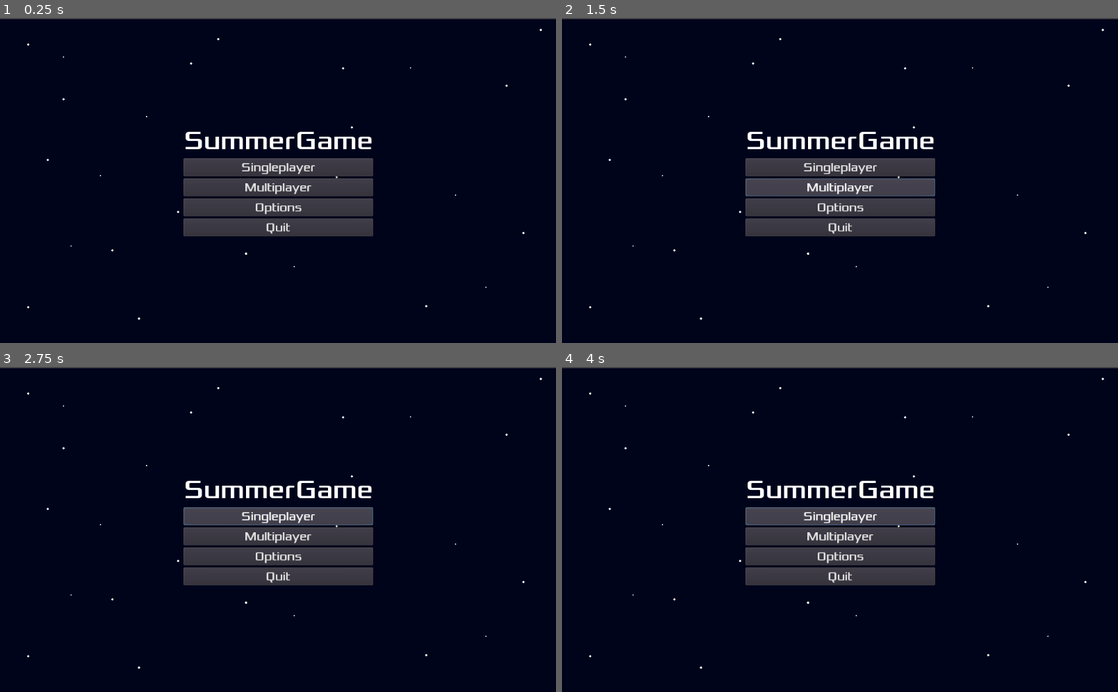
Above: before the commit, frames 1-4 (two rows, left to right).
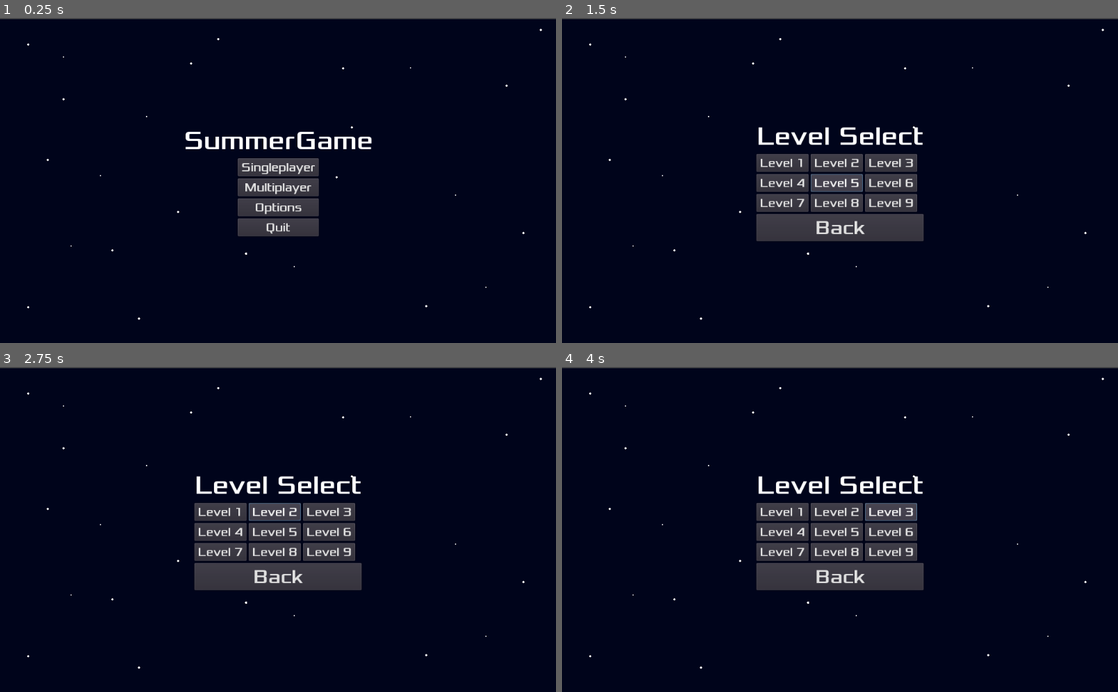
Above: after the commit, the same moments.

Repository: timmmmmb/SummerGame
Game: Godot game, scene res://scenes/Menu.tscn
Two runs of this game, one before a commit and one after it. Both use one fixed random seed, a clock stepped at 60 frames per second and the inputs below.
Inputs (mouse positions are in pixels of both pictures, inside the frame that each line leads up to):
- Up to frame 1 (0.25 s): no input
- Up to frame 2 (1.5 s): click "Singleplayer" at 0.5 s; click (840, 187) at 1.25 s, where only the run before the commit has a clickable "Multiplayer"
- Up to frame 3 (2.75 s): click (272, 510) at 2 s, where only the run after the commit has a clickable "Level 2"
- Up to frame 4 (4 s): click (840, 555) at 2.75 s, where only the run before the commit has a clickable "Options"; click (890, 510) at 3.5 s, where only the run after the commit has a clickable "Level 3"

The runs differ from the first frame. In frame 1, 4.3% of the frame differs, in the area x 33-68%, y 43-68%; in frame 2, 5.8%, in the area x 33-68%, y 33-69%; in frame 3, 5.8%; in frame 4, 5.8%.

Commit message:
#6 added a level selection for singleplayer

Diff:
--- /dev/null
+++ b/SRC/scenes/Menu.gd
@@ -0,0 +1,17 @@
+extends Control
+
+func _on_Singleplayer_pressed():
+	get_node("MainMenu").visible = false
+	get_node("LevelSelect").visible = true
+	pass # Replace with function body.
+
+
+func _on_Quit_pressed():
+	get_tree().quit()
+	pass # Replace with function body.
+
+
+func _on_Back_pressed():
+	get_node("LevelSelect").visible = false
+	get_node("MainMenu").visible = true
+	pass # Replace with function body.
--- a/SRC/scenes/Menu.tscn
+++ b/SRC/scenes/Menu.tscn
@@ -1,12 +1,15 @@
-[gd_scene load_steps=4 format=2]
+[gd_scene load_steps=6 format=2]
 
 [ext_resource path="res://assets/images/MenuBackground.png" type="Texture" id=1]
 [ext_resource path="res://assets/fonts/font48pt.tres" type="DynamicFont" id=2]
 [ext_resource path="res://assets/fonts/font22pt.tres" type="DynamicFont" id=3]
+[ext_resource path="res://assets/fonts/font36pt.tres" type="DynamicFont" id=4]
+[ext_resource path="res://scenes/Menu.gd" type="Script" id=5]
 
 [node name="Menu" type="Control"]
 anchor_right = 1.0
 anchor_bottom = 1.0
+script = ExtResource( 5 )
 __meta__ = {
 "_edit_use_anchors_": false
 }
@@ -15,7 +18,7 @@
 position = Vector2( 512, 302 )
 texture = ExtResource( 1 )
 
-[node name="GridContainer" type="GridContainer" parent="."]
+[node name="MainMenu" type="VBoxContainer" parent="."]
 anchor_left = 0.5
 anchor_top = 0.5
 anchor_right = 0.5
@@ -28,24 +31,34 @@
 "_edit_use_anchors_": false
 }
 
-[node name="Title" type="Label" parent="GridContainer"]
+[node name="Title" type="Label" parent="MainMenu"]
 margin_right = 349.0
 margin_bottom = 58.0
 custom_fonts/font = ExtResource( 2 )
 text = "SummerGame"
 
-[node name="Singleplayer" type="Button" parent="GridContainer"]
+[node name="MainMenuGrid" type="GridContainer" parent="MainMenu"]
+margin_left = 100.0
 margin_top = 62.0
-margin_right = 349.0
-margin_bottom = 95.0
+margin_right = 249.0
+margin_bottom = 206.0
+size_flags_horizontal = 4
+size_flags_vertical = 4
+__meta__ = {
+"_edit_use_anchors_": false
+}
+
+[node name="Singleplayer" type="Button" parent="MainMenu/MainMenuGrid"]
+margin_right = 149.0
+margin_bottom = 33.0
 size_flags_stretch_ratio = 0.0
 custom_fonts/font = ExtResource( 3 )
 text = "Singleplayer"
 
-[node name="Mulitplayer" type="Button" parent="GridContainer"]
-margin_top = 99.0
-margin_right = 349.0
-margin_bottom = 132.0
+[node name="Mulitplayer" type="Button" parent="MainMenu/MainMenuGrid"]
+margin_top = 37.0
+margin_right = 149.0
+margin_bottom = 70.0
 size_flags_stretch_ratio = 0.0
 custom_fonts/font = ExtResource( 3 )
 text = "Multiplayer"
@@ -53,18 +66,124 @@
 "_edit_use_anchors_": false
 }
 
-[node name="Options" type="Button" parent="GridContainer"]
-margin_top = 136.0
-margin_right = 349.0
-margin_bottom = 169.0
+[node name="Options" type="Button" parent="MainMenu/MainMenuGrid"]
+margin_top = 74.0
+margin_right = 149.0
+margin_bottom = 107.0
 size_flags_stretch_ratio = 0.0
 custom_fonts/font = ExtResource( 3 )
 text = "Options"
 
-[node name="Quit" type="Button" parent="GridContainer"]
-margin_top = 173.0
-margin_right = 349.0
-margin_bottom = 206.0
+[node name="Quit" type="Button" parent="MainMenu/MainMenuGrid"]
+margin_top = 111.0
+margin_right = 149.0
+margin_bottom = 144.0
 size_flags_stretch_ratio = 0.0
 custom_fonts/font = ExtResource( 3 )
 text = "Quit"
+
+[node name="LevelSelect" type="VBoxContainer" parent="."]
+visible = false
+anchor_left = 0.5
+anchor_top = 0.5
+anchor_right = 0.5
+anchor_bottom = 0.5
+margin_left = -154.0
+margin_top = -111.5
+margin_right = 154.0
+margin_bottom = 111.5
+__meta__ = {
+"_edit_use_anchors_": false
+}
+
+[node name="Title" type="Label" parent="LevelSelect"]
+margin_right = 308.0
+margin_bottom = 58.0
+custom_fonts/font = ExtResource( 2 )
+text = "Level Select"
+align = 1
+
+[node name="Level" type="GridContainer" parent="LevelSelect"]
+margin_top = 62.0
+margin_right = 308.0
+margin_bottom = 169.0
+columns = 3
+__meta__ = {
+"_edit_use_anchors_": false
+}
+
+[node name="Level1" type="Button" parent="LevelSelect/Level"]
+margin_right = 96.0
+margin_bottom = 33.0
+custom_fonts/font = ExtResource( 3 )
+text = "Level 1"
+
+[node name="Level2" type="Button" parent="LevelSelect/Level"]
+margin_left = 100.0
+margin_right = 196.0
+margin_bottom = 33.0
+custom_fonts/font = ExtResource( 3 )
+text = "Level 2"
+
+[node name="Level3" type="Button" parent="LevelSelect/Level"]
+margin_left = 200.0
+margin_right = 296.0
+margin_bottom = 33.0
+custom_fonts/font = ExtResource( 3 )
+text = "Level 3"
+
+[node name="Level4" type="Button" parent="LevelSelect/Level"]
+margin_top = 37.0
+margin_right = 96.0
+margin_bottom = 70.0
+custom_fonts/font = ExtResource( 3 )
+text = "Level 4"
+
+[node name="Level5" type="Button" parent="LevelSelect/Level"]
+margin_left = 100.0
+margin_top = 37.0
+margin_right = 196.0
+margin_bottom = 70.0
+custom_fonts/font = ExtResource( 3 )
+text = "Level 5"
+
+[node name="Level6" type="Button" parent="LevelSelect/Level"]
+margin_left = 200.0
+margin_top = 37.0
+margin_right = 296.0
+margin_bottom = 70.0
+custom_fonts/font = ExtResource( 3 )
+text = "Level 6"
+
+[node name="Level7" type="Button" parent="LevelSelect/Level"]
+margin_top = 74.0
+margin_right = 96.0
+margin_bottom = 107.0
+custom_fonts/font = ExtResource( 3 )
+text = "Level 7"
+
+[node name="Level8" type="Button" parent="LevelSelect/Level"]
+margin_left = 100.0
+margin_top = 74.0
+margin_right = 196.0
+margin_bottom = 107.0
+custom_fonts/font = ExtResource( 3 )
+text = "Level 8"
+
+[node name="Level9" type="Button" parent="LevelSelect/Level"]
+margin_left = 200.0
+margin_top = 74.0
+margin_right = 296.0
+margin_bottom = 107.0
+custom_fonts/font = ExtResource( 3 )
+text = "Level 9"
+
+[node name="Back" type="Button" parent="LevelSelect"]
+margin_top = 173.0
+margin_right = 308.0
+margin_bottom = 223.0
+custom_fonts/font = ExtResource( 4 )
+text = "Back"
+[connection signal="pressed" from="MainMenu/MainMenuGrid/Singleplayer" to="." method="_on_Singleplayer_pressed"]
+[connection signal="pressed" from="MainMenu/MainMenuGrid/Quit" to="." method="_on_Quit_pressed"]
+[connection signal="pressed" from="LevelSelect/Back" to="." method="_on_Back_pressed"]
